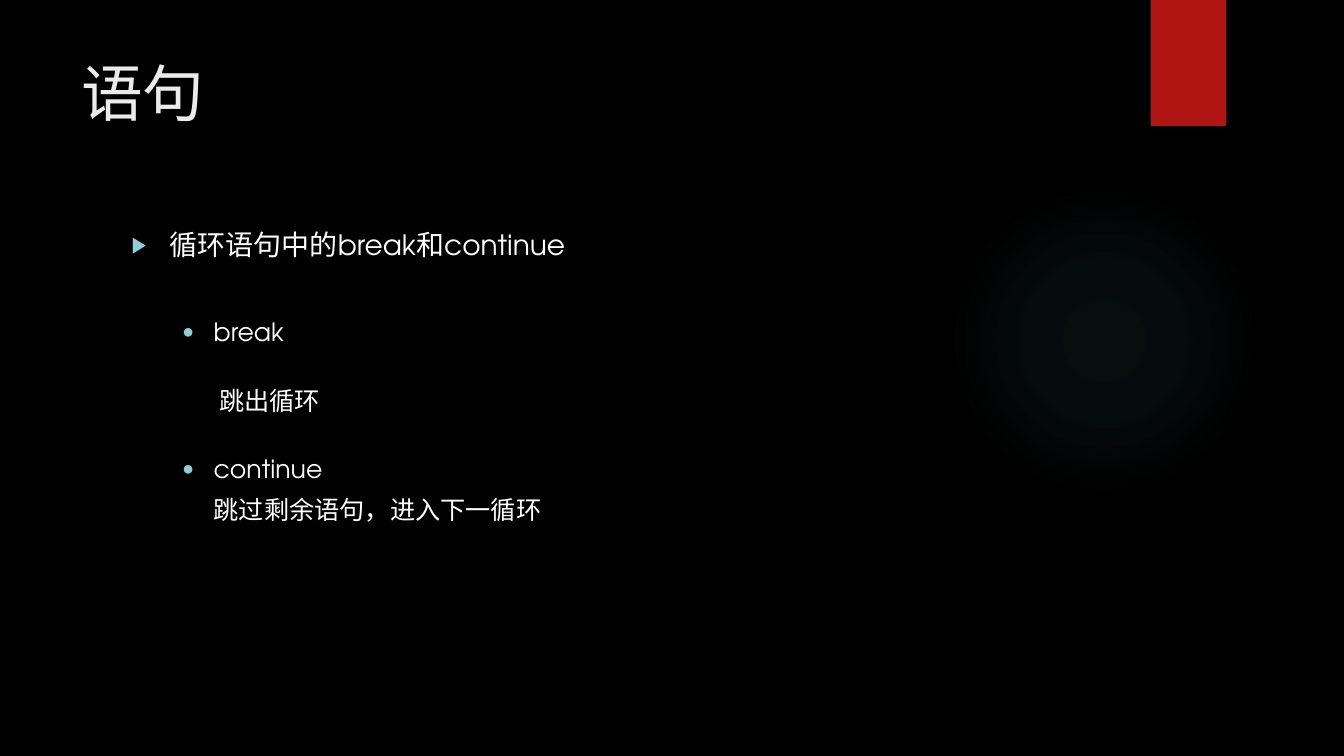
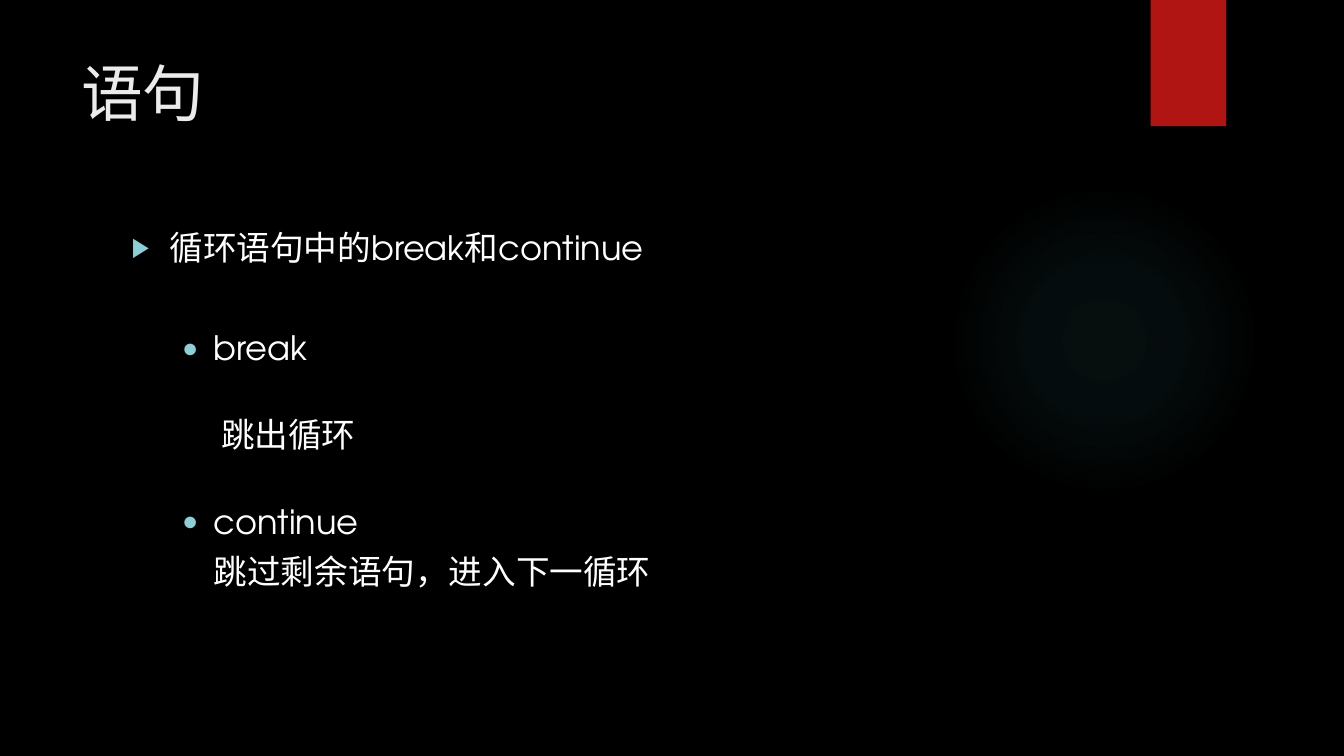
Before and after one commit to chunchill/WEB-Training, a slide deck: slide 20 of 03.JavaScript/JavaScript York.pptx. Drawn at 1344x756 pixels with LibreOffice and Linux fonts; fonts in the diff are those of the drawing; background and template pictures are left out. Boxes give left, top, right and bottom in pixels: in the first picture for what was removed or moved away, otherwise in the second. Text is boxed around its words. In the diff, an @@ line names an element or a change of style, - is before the commit and + after.

```diff
--- a/03.JavaScript/JavaScript York.pptx
+++ b/03.JavaScript/JavaScript York.pptx
@@ text "循环语句中的break和continue" at <box>170,231,651,588</box>: size 20 to 24 pt in "循环语句中的break和continue"; size 18 to 24 pt in "break", "跳出循环", "continue", "跳过剩余语句，进入下一循环" @@
```
Also in this commit, not shown: 18 other slides changed, 2 slides added, 16 other files.
